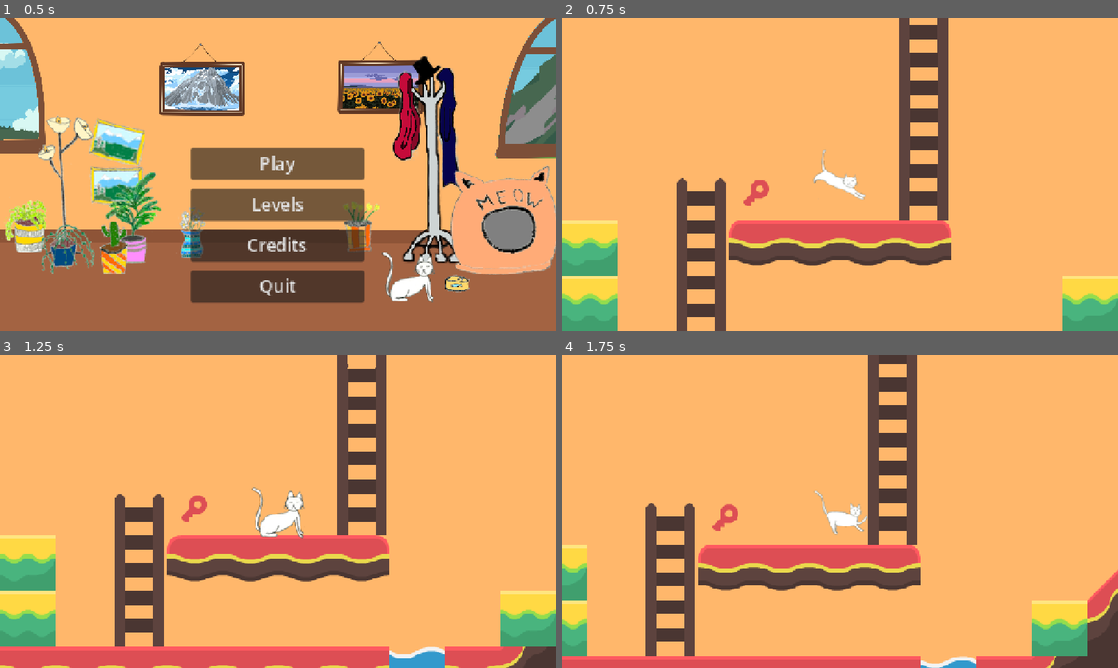
Above: before the commit, frames 1-4 (two rows, left to right).
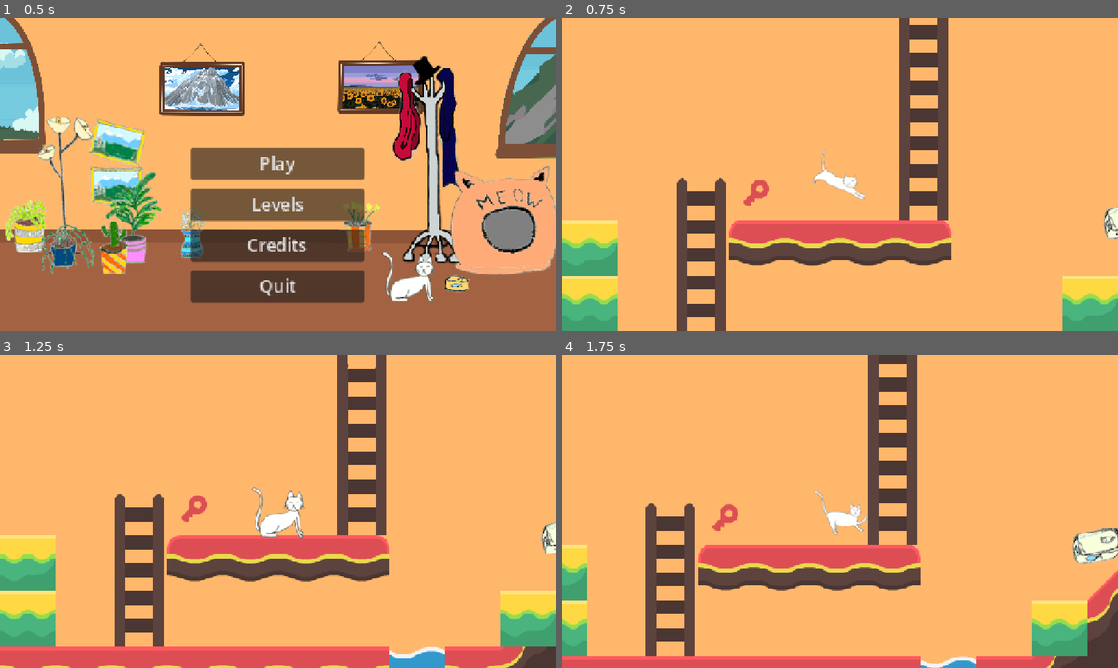
Above: after the commit, the same moments.

Repository: Fantasiel/GameJam25
Game: Godot game, scene res://scenes/menu.tscn
Two runs of this game, one before a commit and one after it. Both use one fixed random seed, a clock stepped at 60 frames per second and the inputs below.
Inputs:
- Up to frame 1 (0.5 s): no input
- Up to frame 2 (0.75 s): click "Play" at 0.5 s
- Up to frame 3 (1.25 s): no input
- Up to frame 4 (1.75 s): hold Right (move_right) from 1.28 s (still down); tap F (interact) at 1.35 s; tap Space (jump) at 1.52 s

Frame 1 is identical in both runs. In frame 2, 0.2% of the frame differs, in the area x 97-100%, y 60-71%; in frame 3, 0.2%; in frame 4, 0.8%, in the area x 91-100%, y 55-67%.

Commit message:
Add tuna can

Diff:
--- a/scenes/cat/area_2d.gd
+++ b/scenes/cat/area_2d.gd
@@ -11,12 +11,19 @@
 	Ladder = 32
 }
 
+
+func _on_area_shape_entered(area_rid: RID, area: Area2D, area_shape_index: int, local_shape_index: int) -> void:
+	var cat = get_parent()
+	if area is Tuna and not area.was_eaten:
+		area.was_eaten = true;
+		area.tuna_eaten.emit()
+		print('tuna-eaten')
+
 func _on_body_entered(body: Object) -> void:
 	var cat = get_parent()
 	if body is Vase and not body.is_broken:
 		body.show_slappability_hint.emit(true)
 		cat.slappable_bodies[body.get_instance_id()] = body;
-
 
 func _on_body_exited(body) -> void:
 	var cat = get_parent()
@@ -24,7 +31,6 @@
 		body.show_slappability_hint.emit(false)
 		cat.slappable_bodies.erase(body.get_instance_id());
 
-
 func _on_body_shape_entered(body_rid: RID, body: Node2D, body_shape_index: int, local_shape_index: int) -> void:
 	if PhysicsServer2D.body_get_collision_layer(body_rid) & 8 > 0:
 		died.emit()
--- a/scenes/cat/cat.tscn
+++ b/scenes/cat/cat.tscn
@@ -198,6 +198,7 @@
 shape = SubResource("CircleShape2D_fyj7c")
 
 [connection signal="animation_finished" from="AnimatedSprite2D" to="." method="_on_animation_finished"]
+[connection signal="area_shape_entered" from="Area2D" to="Area2D" method="_on_area_shape_entered"]
 [connection signal="body_entered" from="Area2D" to="Area2D" method="_on_body_entered"]
 [connection signal="body_exited" from="Area2D" to="Area2D" method="_on_body_exited"]
 [connection signal="body_shape_entered" from="Area2D" to="Area2D" method="_on_body_shape_entered"]
--- /dev/null
+++ b/scenes/levels/objects/tuna/tuna.gd
@@ -0,0 +1,22 @@
+extends Area2D
+
+class_name Tuna
+
+signal tuna_eaten
+
+enum TunaModel { TunaA = 0, TunaB = 1 }
+
+@export var model: TunaModel
+@export var was_eaten = false
+
+var is_falling = false
+var was_on_floor = false
+var falling_start_timestamp = null
+
+
+func _physics_process(delta: float) -> void:
+	_set_sprite(delta)
+
+func _set_sprite(delta) -> void:
+	$Tuna_a.visible = model == TunaModel.TunaA
+	$Tuna_b.visible = model == TunaModel.TunaB
--- /dev/null
+++ b/scenes/levels/objects/tuna/tuna.tscn
@@ -0,0 +1,32 @@
+[gd_scene load_steps=5 format=3 uid="uid://dkun70gn58oxj"]
+
+[ext_resource type="Script" uid="uid://4ru0tvjuvb8s" path="res://scenes/levels/objects/tuna/tuna.gd" id="1_cnpqw"]
+[ext_resource type="Texture2D" uid="uid://cr6ivrjrf1srf" path="res://art/Furniture/TunaCan1.png" id="2_j12ti"]
+[ext_resource type="Texture2D" uid="uid://odfr13nwg5ti" path="res://art/Furniture/TunaCan2.png" id="3_jcx8f"]
+
+[sub_resource type="CapsuleShape2D" id="CapsuleShape2D_8lijw"]
+radius = 19.0
+height = 58.0
+
+[node name="Tuna" type="Area2D"]
+collision_layer = 16
+collision_mask = 0
+script = ExtResource("1_cnpqw")
+
+[node name="Tuna_a" type="TextureRect" parent="."]
+offset_left = -29.0
+offset_top = -43.0
+offset_right = 35.0
+offset_bottom = 21.0
+texture = ExtResource("2_j12ti")
+
+[node name="Tuna_b" type="TextureRect" parent="."]
+offset_left = -31.0
+offset_top = -44.0
+offset_right = 33.0
+offset_bottom = 20.0
+texture = ExtResource("3_jcx8f")
+
+[node name="CollisionShape2D" type="CollisionShape2D" parent="."]
+rotation = 1.5708
+shape = SubResource("CapsuleShape2D_8lijw")
--- a/scenes/levels/objects/vase/vase.gd
+++ b/scenes/levels/objects/vase/vase.gd
@@ -7,7 +7,9 @@
 const FALLING_SPIN_RATE = PI / 2
 const IS_FALLING_THRESHOLD = 100.0
 
-@export var model = 1 # 1, 2 or 3
+enum VaseModel { VaseA = 0, VaseB = 1, VaseC = 2 }
+
+@export var model: VaseModel
 @export var is_broken = false
 @export var enable_slappability_hint = false # show a hint on screen, that the vase is slappable
 
@@ -46,12 +48,12 @@
 
 
 func _set_sprite(delta) -> void:
-	$Vase_1_pristine.visible = model == 1 and not is_broken
-	$Vase_1_broken.visible = model == 1 and is_broken
-	$Vase_2_pristine.visible = model == 2 and not is_broken
-	$Vase_2_broken.visible = model == 2 and is_broken
-	$Vase_3_pristine.visible = model == 3 and not is_broken
-	$Vase_3_broken.visible = model == 3 and is_broken
+	$Vase_a_pristine.visible = model == VaseModel.VaseA and not is_broken
+	$Vase_a_broken.visible = model ==  VaseModel.VaseA and is_broken
+	$Vase_b_pristine.visible = model ==  VaseModel.VaseB and not is_broken
+	$Vase_b_broken.visible = model ==  VaseModel.VaseB and is_broken
+	$Vase_c_pristine.visible = model ==  VaseModel.VaseC and not is_broken
+	$Vase_c_broken.visible = model ==  VaseModel.VaseC and is_broken
 
 	if is_falling:
 		self.rotate(delta * FALLING_SPIN_RATE)
--- a/scenes/levels/objects/vase/vase.tscn
+++ b/scenes/levels/objects/vase/vase.tscn
@@ -20,42 +20,47 @@
 shape = SubResource("CircleShape2D_tm1l3")
 one_way_collision_margin = 10.5
 
-[node name="Vase_1_pristine" type="TextureRect" parent="."]
+[node name="Vase_a_pristine" type="TextureRect" parent="."]
 offset_left = -32.0
 offset_top = -32.0
 offset_right = 32.0
 offset_bottom = 32.0
 texture = ExtResource("2_lqf16")
 
-[node name="Vase_2_pristine" type="TextureRect" parent="."]
+[node name="Vase_b_pristine" type="TextureRect" parent="."]
+visible = false
 offset_left = -31.0
 offset_top = -31.0
 offset_right = 33.0
 offset_bottom = 33.0
 texture = ExtResource("3_tqsu8")
 
-[node name="Vase_3_pristine" type="TextureRect" parent="."]
+[node name="Vase_c_pristine" type="TextureRect" parent="."]
+visible = false
 offset_left = -32.0
 offset_top = -32.0
 offset_right = 32.0
 offset_bottom = 32.0
 texture = ExtResource("4_kf8sh")
 
-[node name="Vase_1_broken" type="TextureRect" parent="."]
+[node name="Vase_a_broken" type="TextureRect" parent="."]
+visible = false
 offset_left = -31.0
 offset_top = -31.0
 offset_right = 33.0
 offset_bottom = 33.0
 texture = ExtResource("5_5wtpt")
 
-[node name="Vase_2_broken" type="TextureRect" parent="."]
+[node name="Vase_b_broken" type="TextureRect" parent="."]
+visible = false
 offset_left = -32.0
 offset_top = -32.0
 offset_right = 32.0
 offset_bottom = 32.0
 texture = ExtResource("6_8o7bg")
 
-[node name="Vase_3_broken" type="TextureRect" parent="."]
+[node name="Vase_c_broken" type="TextureRect" parent="."]
+visible = false
 offset_left = -31.0
 offset_top = -30.0
 offset_right = 33.0
--- a/scenes/levels/test.tscn
+++ b/scenes/levels/test.tscn
@@ -6,6 +6,7 @@
 [ext_resource type="Texture2D" uid="uid://bo8xwxqad2txg" path="res://art/Livingroom_1.png" id="2_7115g"]
 [ext_resource type="PackedScene" uid="uid://hbydxrh0jfqf" path="res://scenes/cat/cat_and_ghost.tscn" id="4_uyl1e"]
 [ext_resource type="PackedScene" uid="uid://b37hq3ial8kb3" path="res://scenes/levels/objects/vase/vase.tscn" id="5_7115g"]
+[ext_resource type="PackedScene" uid="uid://dkun70gn58oxj" path="res://scenes/levels/objects/tuna/tuna.tscn" id="7_kw13u"]
 
 [sub_resource type="RectangleShape2D" id="RectangleShape2D_uyl1e"]
 size = Vector2(385, 25)
@@ -512,3 +513,7 @@
 [node name="Vase" parent="." instance=ExtResource("5_7115g")]
 position = Vector2(235, -324)
 enable_slappability_hint = true
+
+[node name="Tuna" parent="." instance=ExtResource("7_kw13u")]
+position = Vector2(331, 66)
+model = 1
Not shown, added: scenes/levels/objects/tuna/tuna.gd.uid
Not shown: 1 places in scenes/levels/test.tscn that only renumber resources
